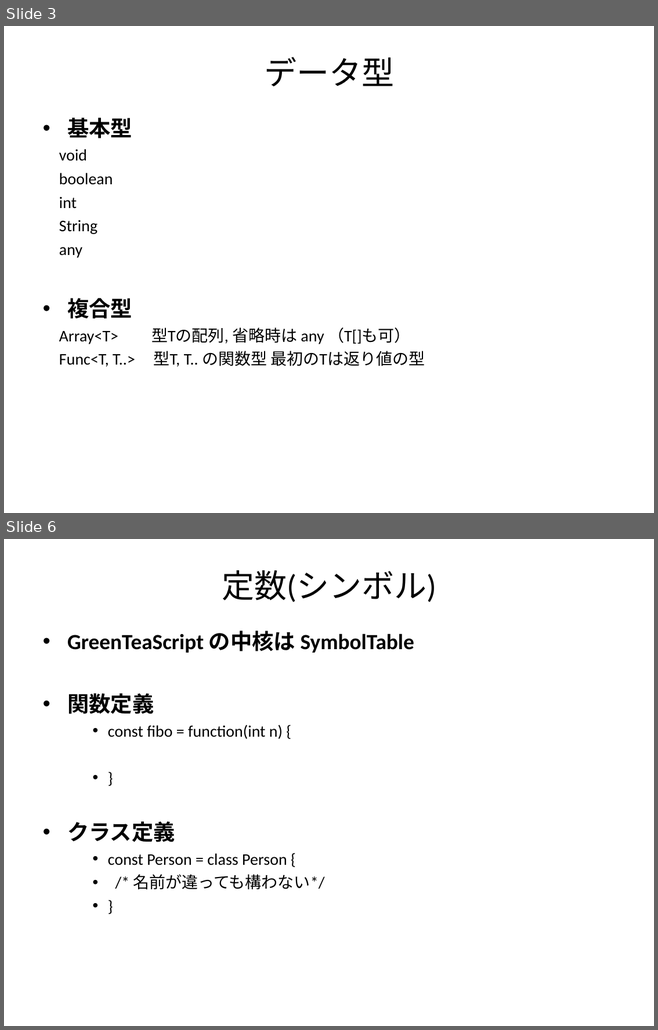
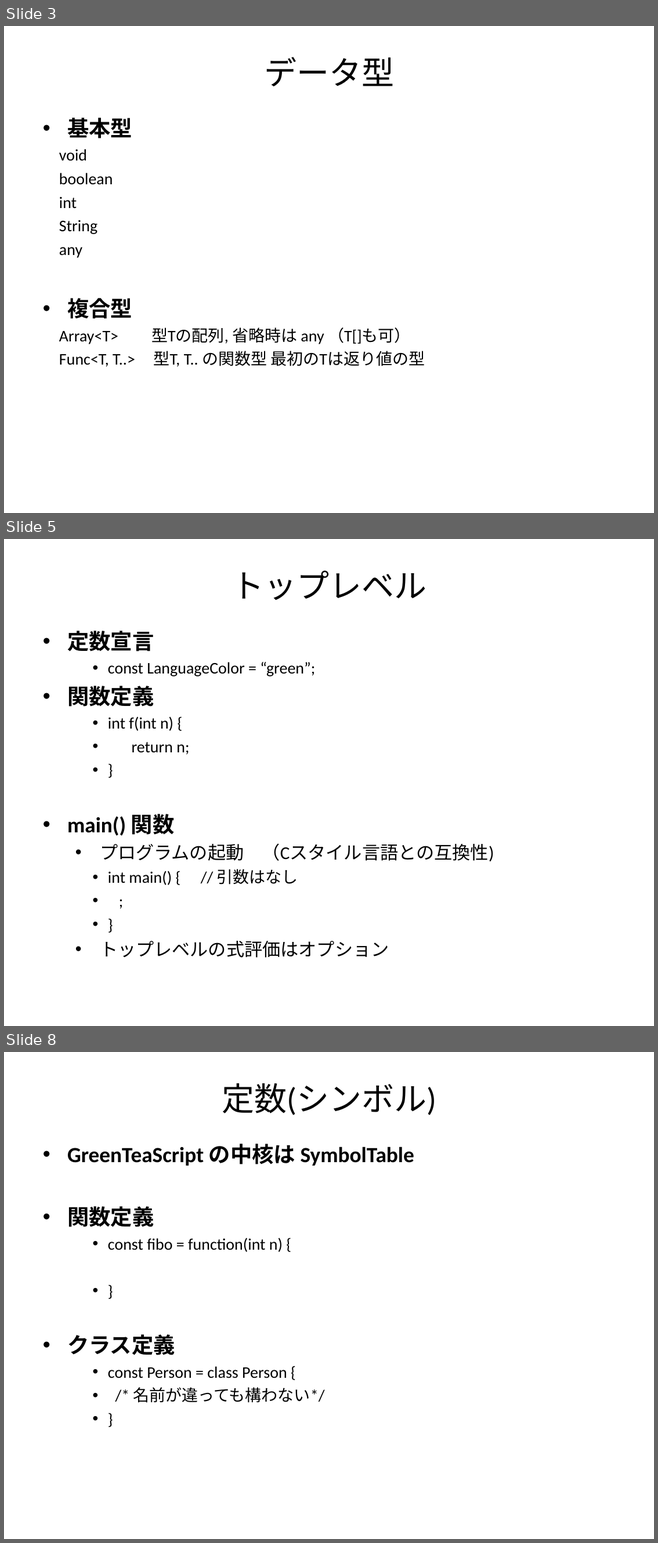
Before and after one commit to GreenTeaScript/GreenTeaScript, a slide deck: spec/GreenTeaScriptSpec.ppt. Shown one above the other, each under a label of ours: slides 3 and 6 before the commit, slides 3, 5 and 8 after it; the slides between them are not shown. The pictures are 658x1030 and 658x1543 pixels, drawn with LibreOffice and Linux fonts; fonts in the diff are those of the drawing. Boxes give left, top, right and bottom in pixels: in the first picture for what was removed or moved away, otherwise in the second. Text is boxed around its words. In the diff, an @@ line names an element or a change of style, - is before the commit and + after.

```diff
--- a/spec/GreenTeaScriptSpec.ppt
+++ b/spec/GreenTeaScriptSpec.ppt
@@ slide 5 added at box(4, 539, 654, 1026), background #FFFFFF @@
@@ title added at box(231, 570, 426, 600), 36 pt, text #000000 @@
+トップレベル
@@ text added at box(67, 631, 389, 958), 18 pt, text #000000 @@
+• 定数宣言
+    • const LanguageColor = “green”;
+• 関数定義
+    • int f(int n) {
+    • return n;
+    • }
+• main() 関数
+  • プログラムの起動 （Cスタイル言語との互換性)
+    • int main() { // 引数はなし
+    • ;
+    • }
+  • トップレベルの式評価はオプション
@@ what was slide 6 is now slide 8 @@
```
Also in this commit, not shown: 2 slides changed, 3 other slides added, 1 other file.
